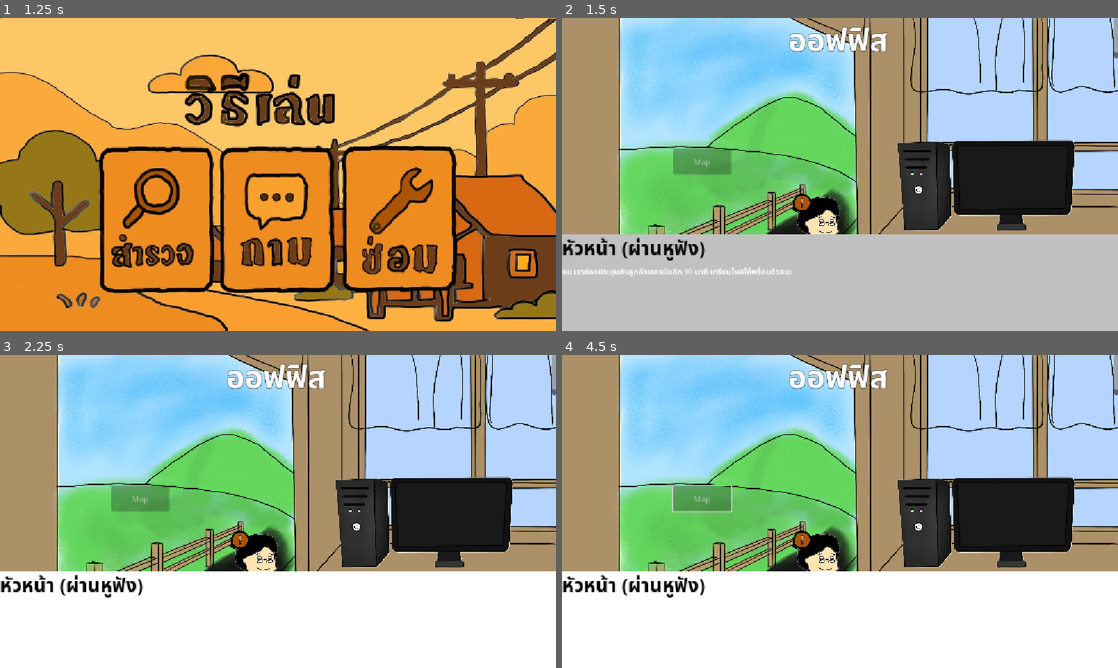
Above: before the commit, frames 1-4 (two rows, left to right).
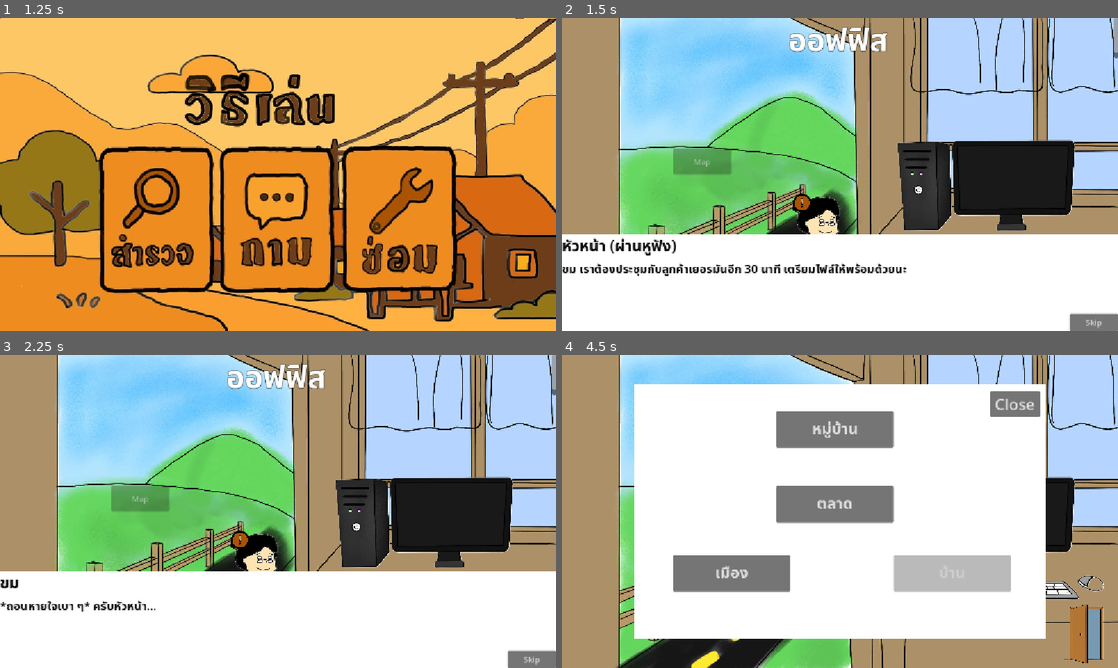
Above: after the commit, the same moments.

Repository: HeHHeyboi/BakChangKhom
Game: Godot game, scene res://Scene/Start_Scene.tscn
Same seed, same stepped clock (60 frames per second), same inputs: the game is played once before the commit and once after it.
Inputs (mouse positions are in pixels of both pictures, inside the frame that each line leads up to):
- Up to frame 1 (1.25 s): click "Start Game" at 0.5 s
- Up to frame 2 (1.5 s): click "Start Game" at 1.25 s
- Up to frame 3 (2.25 s): click (278, 621) at 2 s
- Up to frame 4 (4.5 s): click (840, 621) at 2.75 s; click (1095, 658) at 3.5 s, where only the run after the commit has a clickable "Skip"; click (701, 498) at 4.25 s, where only the run after the commit has a clickable "Map"

Frame 1 is identical in both runs. In frame 2, 30% of the frame differs, in the area x 0-100%, y 69-100%; in frame 3, 1.6%; in frame 4, 63%, in the area x 0-100%, y 0-100%.

Commit message:
Add skip button to dialog scene
Introduced a 'Skip' button to the dialog scene UI and connected its signal to end the dialog. Also adjusted style and layout properties for better appearance and updated text handling in the script to use RichTextLabel methods.

Diff:
--- a/Scene/Dialog_Scene.tscn
+++ b/Scene/Dialog_Scene.tscn
@@ -10,9 +10,10 @@
 bg_color = Color(1, 1, 1, 1)
 
 [sub_resource type="StyleBoxFlat" id="StyleBoxFlat_ycqtm"]
-bg_color = Color(0.757969, 0.757969, 0.757969, 1)
+bg_color = Color(1, 1, 1, 1)
 
 [sub_resource type="StyleBoxFlat" id="StyleBoxFlat_wcj4s"]
+bg_color = Color(1, 1, 1, 1)
 
 [sub_resource type="StyleBoxFlat" id="StyleBoxFlat_sfeuh"]
 bg_color = Color(1, 1, 1, 1)
@@ -71,9 +72,10 @@
 [node name="PanelContainer" type="Button" parent="."]
 anchors_preset = -1
 anchor_top = 0.69100004
-anchor_right = 1.0
-anchor_bottom = 1.0
+anchor_bottom = 0.69100004
 offset_top = 0.23196411
+offset_right = 1152.0
+offset_bottom = 200.23196
 grow_horizontal = 2
 grow_vertical = 0
 theme_override_styles/normal = SubResource("StyleBoxFlat_p7wtc")
@@ -93,16 +95,30 @@
 layout_mode = 2
 size_flags_vertical = 1
 theme_override_colors/font_color = Color(0, 0, 0, 1)
-theme_override_font_sizes/font_size = 40
+theme_override_font_sizes/font_size = 32
 text = "sdsfsdfsfdsdfsfdsfsdfsf"
-metadata/_edit_lock_ = true
 
 [node name="TextBox" type="RichTextLabel" parent="PanelContainer/VBoxContainer"]
 layout_mode = 2
 size_flags_vertical = 3
+size_flags_stretch_ratio = 3.0
+mouse_filter = 2
+mouse_behavior_recursive = 1
+theme_override_colors/default_color = Color(0, 0, 0, 1)
+theme_override_font_sizes/normal_font_size = 24
 text = "kjhkjhkjh"
 text_direction = 1
-metadata/_edit_lock_ = true
+
+[node name="HBoxContainer" type="HBoxContainer" parent="PanelContainer/VBoxContainer"]
+layout_mode = 2
+size_flags_vertical = 3
+alignment = 2
+
+[node name="Skip" type="Button" parent="PanelContainer/VBoxContainer/HBoxContainer"]
+custom_minimum_size = Vector2(100, 0)
+layout_mode = 2
+size_flags_horizontal = 10
+text = "Skip"
 
 [node name="ChoiceContainer" type="VBoxContainer" parent="."]
 anchors_preset = -1
@@ -118,3 +134,4 @@
 grow_vertical = 2
 
 [connection signal="pressed" from="PanelContainer" to="." method="next_text"]
+[connection signal="pressed" from="PanelContainer/VBoxContainer/HBoxContainer/Skip" to="." method="_on_skip_pressed"]
--- a/Scripts/dialog_scene.gd
+++ b/Scripts/dialog_scene.gd
@@ -124,7 +124,8 @@
 	match parse["type"]:
 		DialogType.Dialog:
 			NameBox.text = parse["name"]
-			TextBox.text = parse["dialog"]
+			TextBox.clear()
+			TextBox.add_text(parse["dialog"])
 			for n in ShowSprites.get_children():
 				if n.name == parse["name"]:
 					curSprite = n as CharacterSprite
@@ -203,3 +204,7 @@
 	ChoiceContainer.visible = false
 	for i in ChoiceContainer.get_children():
 		i.queue_free()
+
+
+func _on_skip_pressed():
+	dialog_end()
